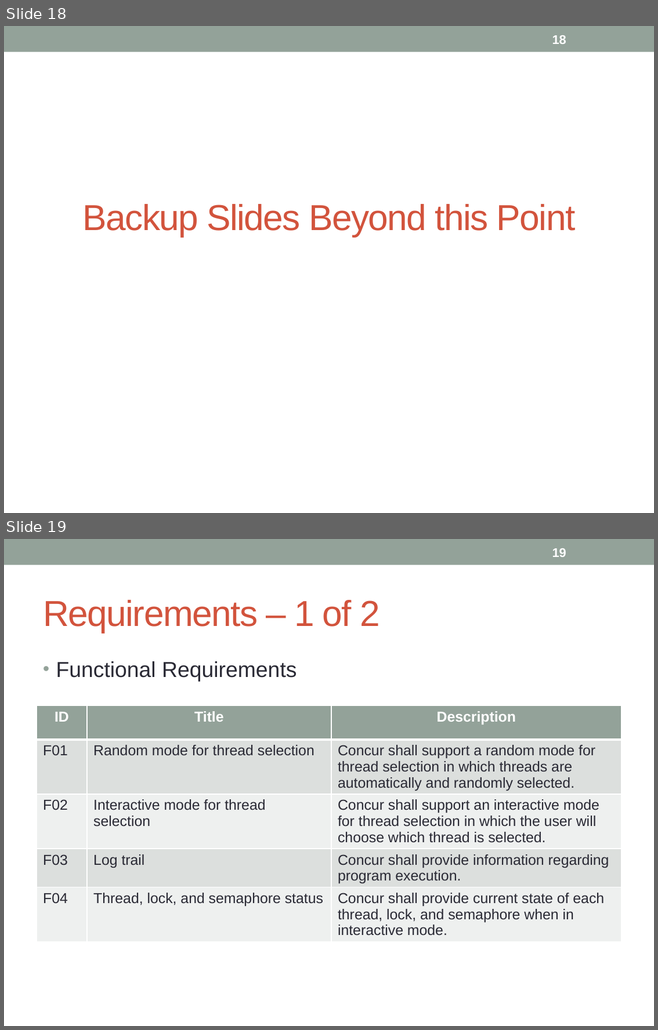
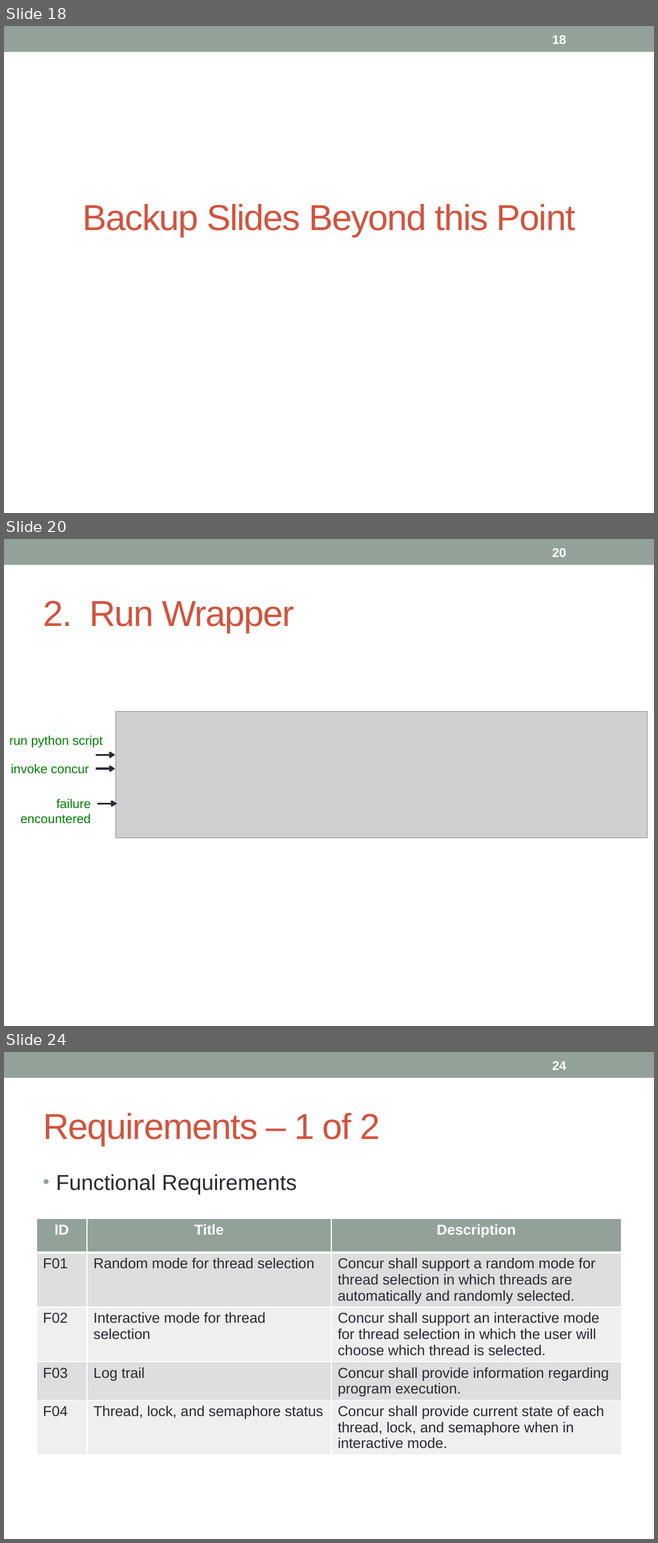
Before and after one commit to concurTestFramework/concurTestFramework, a slide deck: Documents/Concur_Presentation.pptx. Shown one above the other, each under a label of ours: slides 18 and 19 before the commit, slides 18, 20 and 24 after it; the slides between them are not shown. The pictures are 658x1030 and 658x1543 pixels, drawn with LibreOffice and Linux fonts; fonts in the diff are those of the drawing; grey boxes stand for pictures. Boxes give left, top, right and bottom in pixels: in the first picture for what was removed or moved away, otherwise in the second. Text is boxed around its words. In the diff, an @@ line names an element or a change of style, - is before the commit and + after.

```diff
--- a/Documents/Concur_Presentation.pptx
+++ b/Documents/Concur_Presentation.pptx
@@ slide 20 added at [4,539,654,1026], background #FFFFFF; not listed: 1 template element that a slide beside it also shows @@
@@ page number added at [552,548,566,557], 14 pt, text #FFFFFF, bold @@
+20
@@ title added at [43,600,294,633], 40 pt, text #D2533C @@
+2. Run Wrapper
@@ picture added at [116,712,647,838] @@
@@ text added at [9,736,103,748], 14 pt, text #008000 @@
+run python script
@@ text added at [11,764,89,774], 14 pt, text #008000 @@
+invoke concur
@@ arrow added from (96, 755) to (115, 755), #292934 2.08 pt @@
@@ arrow added from (96, 769) to (115, 769), #292934 2.08 pt @@
@@ text added at [20,799,90,824], 14 pt, text #008000 @@
+failure encountered
@@ arrow added from (97, 803) to (117, 803), #292934 2.08 pt @@
@@ what was slide 19 is now slide 24 @@
@@ page number at [552,1061,566,1070]: text changed @@
-19
+24
```
Also in this commit, not shown: 1 slide changed, 4 other slides added, 2 other files.
